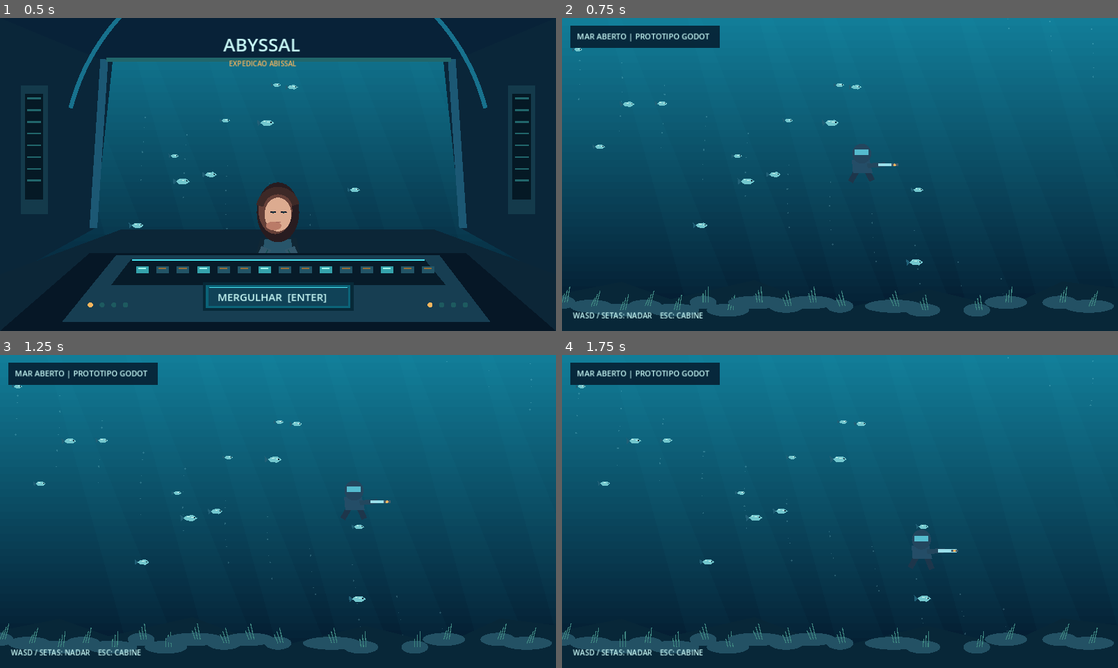
Above: before the commit, frames 1-4 (two rows, left to right).
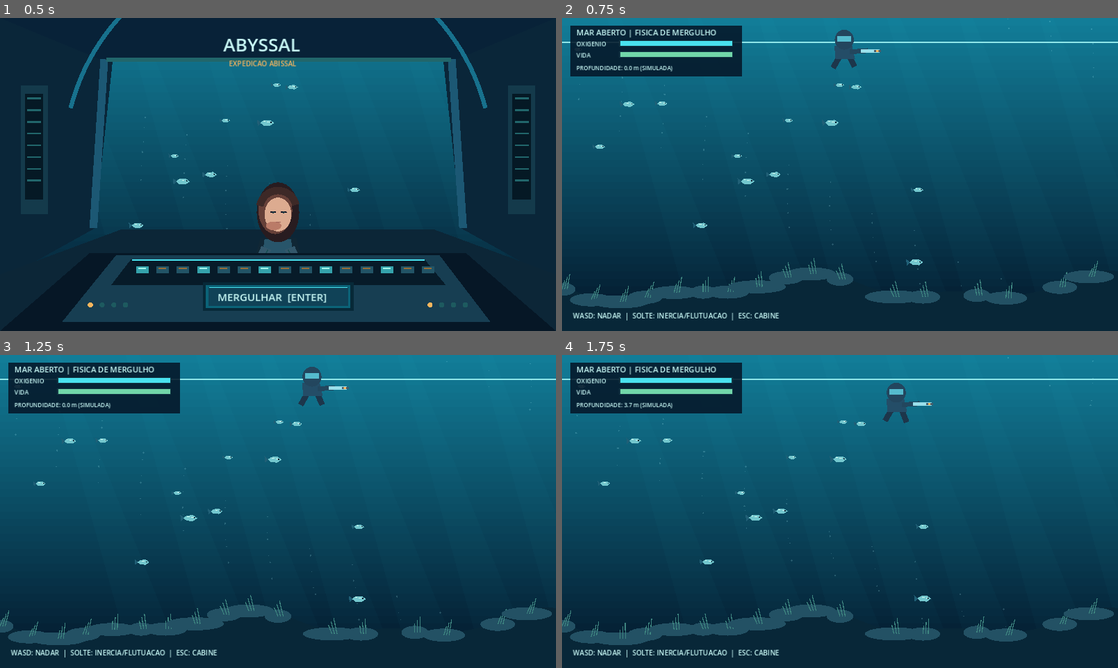
Above: after the commit, the same moments.

Repository: Esaneto/Abyssal
Game: Godot game, scene res://scenes/main.tscn
Two runs of this game, one before a commit and one after it. Both use one fixed random seed, a clock stepped at 60 frames per second and the inputs below.
Inputs (mouse positions are in pixels of both pictures, inside the frame that each line leads up to):
- Up to frame 1 (0.5 s): no input
- Up to frame 2 (0.75 s): tap Enter at 0.5, 0.6 s; move the mouse to (962, 158) at 0.52 s; hold D (move_right) from 0.53 s (still down); click (962, 158) at 0.67 s
- Up to frame 3 (1.25 s): keep holding D (move_right); tap Space at 0.77 s
- Up to frame 4 (1.75 s): move the mouse to (728, 527) at 1.27 s; release D (move_right) at 1.28 s; hold S (move_down) from 1.28 s (still down); tap Keypad Enter at 1.35 s; tap Space at 1.52 s

Frame 1 is identical in both runs. In frame 2, 12% of the frame differs, in the area x 0-100%, y 2-97%; in frame 3, 12%; in frame 4, 12%.

Commit message:
feat(godot): implement fixed-step swimming, buoyancy, drag, floor collision and oxygen

Diff:
--- a/godot-client/scripts/abyssal_main.gd
+++ b/godot-client/scripts/abyssal_main.gd
@@ -11,6 +11,17 @@
 
 var in_open_sea := false
 var pilot_position := Vector2(640.0, 340.0)
+# Screen-space swimming prototype. Fixed-tick physics, not full world simulation.
+const SURFACE_Y := 78.0
+const DIVER_RADIUS := 23.0
+const THRUST := 560.0
+const MAX_SWIM_SPEED := 240.0
+const WATER_RESISTANCE := 2.8
+const POSITIVE_BUOYANCY := 35.0
+const MAX_OXYGEN := 90.0
+var velocity := Vector2.ZERO
+var oxygen := MAX_OXYGEN
+var health := 100.0
 var time_s := 0.0
 var bubbles: Array[Vector2] = []
 
@@ -21,15 +32,44 @@
 
 func _process(delta: float) -> void:
 	time_s += delta
-	if in_open_sea:
-		var movement := Vector2(
-			Input.get_axis("move_left", "move_right"),
-			Input.get_axis("move_up", "move_down")
-		)
-		pilot_position += movement.normalized() * 250.0 * delta
-		pilot_position.x = clampf(pilot_position.x, 25.0, W - 25.0)
-		pilot_position.y = clampf(pilot_position.y, 44.0, H - 28.0)
 	queue_redraw()
+
+func _physics_process(delta: float) -> void:
+	if not in_open_sea:
+		return
+	var input_direction := Vector2(
+		Input.get_axis("move_left", "move_right"),
+		Input.get_axis("move_up", "move_down")
+	).normalized()
+	velocity += (input_direction * THRUST + Vector2.UP * POSITIVE_BUOYANCY) * delta
+	velocity *= exp(-WATER_RESISTANCE * delta)
+	velocity = velocity.limit_length(MAX_SWIM_SPEED)
+	var target := pilot_position + velocity * delta
+	if target.x < DIVER_RADIUS or target.x > W - DIVER_RADIUS:
+		velocity.x = 0.0
+	target.x = clampf(target.x, DIVER_RADIUS, W - DIVER_RADIUS)
+	if target.y < SURFACE_Y:
+		target.y = SURFACE_Y
+		velocity.y = maxf(0.0, velocity.y)
+	var floor_y := _floor_y(target.x) - DIVER_RADIUS
+	if target.y > floor_y:
+		target.y = floor_y
+		velocity.y = minf(0.0, velocity.y)
+	pilot_position = target
+	if pilot_position.y <= SURFACE_Y + 6.0:
+		oxygen = minf(MAX_OXYGEN, oxygen + 14.0 * delta)
+	else:
+		oxygen = maxf(0.0, oxygen - 1.0 * delta)
+	if oxygen <= 0.0:
+		health = maxf(0.0, health - 12.0 * delta)
+	if health <= 0.0:
+		pilot_position = Vector2(W * 0.5, SURFACE_Y)
+		velocity = Vector2.ZERO
+		health = 100.0
+		oxygen = MAX_OXYGEN
+
+func _floor_y(x: float) -> float:
+	return 616.0 + 24.0 * sin(x / 117.0) + 12.0 * sin(x / 53.0)
 
 func _unhandled_input(event: InputEvent) -> void:
 	if event is InputEventKey and event.pressed and not event.echo:
@@ -43,7 +83,10 @@
 
 func _start_sea() -> void:
 	in_open_sea = true
-	pilot_position = Vector2(640.0, 340.0)
+	pilot_position = Vector2(640.0, SURFACE_Y)
+	velocity = Vector2.ZERO
+	oxygen = MAX_OXYGEN
+	health = 100.0
 
 func _draw() -> void:
 	_draw_ocean()
@@ -178,18 +221,19 @@
 		draw_circle(Vector2(990 + i * 27, 660), 6, GOLD if i == 0 else AQUA.darkened(0.6))
 
 func _draw_seabed() -> void:
-	draw_colored_polygon(PackedVector2Array([
-		Vector2(0, 634), Vector2(137, 607), Vector2(250, 647),
-		Vector2(443, 603), Vector2(630, 673), Vector2(841, 623),
-		Vector2(1020, 667), Vector2(1152, 606), Vector2(W, 622),
-		Vector2(W, H), Vector2(0, H)
-	]), Color("#082738"))
+	var terrain := PackedVector2Array()
+	for x in range(0, 1281, 16):
+		terrain.append(Vector2(float(x), _floor_y(float(x))))
+	terrain.append(Vector2(W, H))
+	terrain.append(Vector2(0, H))
+	draw_colored_polygon(terrain, Color("#082738"))
 	for i in range(17):
 		var x := float((i * 191) % 1270)
-		var y := 654.0 + float(i % 3) * 9
-		_draw_filled_ellipse(Vector2(x, y), Vector2(31 + i % 5 * 9, 15), Color("#235164"))
+		var y := _floor_y(x) + 8.0
+		_draw_filled_ellipse(Vector2(x, y), Vector2(31.0 + float(i % 5) * 9.0, 15.0), Color("#235164"))
 		for j in range(3):
-			draw_line(Vector2(x + j * 6, y), Vector2(x + j * 6 + sin(time_s + i) * 9, y - 20 - (j * 8)), Color("#3e8580"), 2)
+			draw_line(Vector2(x + j * 6, y), Vector2(x + j * 6 + sin(time_s + float(i)) * 9.0, y - 20.0 - float(j * 8)), Color("#3e8580"), 2.0)
+	draw_line(Vector2(0, SURFACE_Y - 22.0), Vector2(W, SURFACE_Y - 22.0), Color("#8fe6e9"), 3.0)
 
 func _draw_diver(pos: Vector2, scale_factor: float) -> void:
 	draw_set_transform_matrix(Transform2D(0.0, pos).scaled(Vector2(scale_factor, scale_factor)))
@@ -208,9 +252,19 @@
 	draw_set_transform_matrix(Transform2D.IDENTITY)
 
 func _draw_hud() -> void:
-	draw_rect(Rect2(20, 17, 344, 52), Color(0.02, 0.09, 0.16, 0.82))
-	_draw_label("MAR ABERTO | PROTOTIPO GODOT", Vector2(34, 49), 18, FOAM)
-	_draw_label("WASD / SETAS: NADAR    ESC: CABINE", Vector2(25, 691), 17, FOAM)
+	draw_rect(Rect2(20, 17, 395, 117), Color(0.02, 0.09, 0.16, 0.88))
+	_draw_label("MAR ABERTO | FISICA DE MERGULHO", Vector2(33, 40), 18, FOAM)
+	_draw_label("OXIGENIO", Vector2(33, 65), 14, FOAM)
+	draw_rect(Rect2(132, 51, 262, 15), Color("#123744"))
+	draw_rect(Rect2(134, 53, 258.0 * oxygen / MAX_OXYGEN, 11), AQUA if oxygen > 20.0 else GOLD)
+	_draw_label("VIDA", Vector2(33, 91), 14, FOAM)
+	draw_rect(Rect2(132, 77, 262, 15), Color("#123744"))
+	draw_rect(Rect2(134, 79, 258.0 * health / 100.0, 11), Color("#71d6a9"))
+	var depth := maxf(0.0, (pilot_position.y - SURFACE_Y) / 10.0)
+	_draw_label("PROFUNDIDADE: %.1f m (SIMULADA)" % depth, Vector2(33, 120), 13, FOAM)
+	if oxygen <= 0.0:
+		_draw_label("SEM OXIGENIO! SUBA PARA RESPIRAR", Vector2(470, 120), 19, GOLD)
+	_draw_label("WASD: NADAR  |  SOLTE: INERCIA/FLUTUACAO  |  ESC: CABINE", Vector2(25, 691), 16, FOAM)
 
 func _draw_label(value: String, pos: Vector2, size: int, color: Color) -> void:
 	draw_string(ThemeDB.fallback_font, pos, value, HORIZONTAL_ALIGNMENT_LEFT, -1, size, color)
